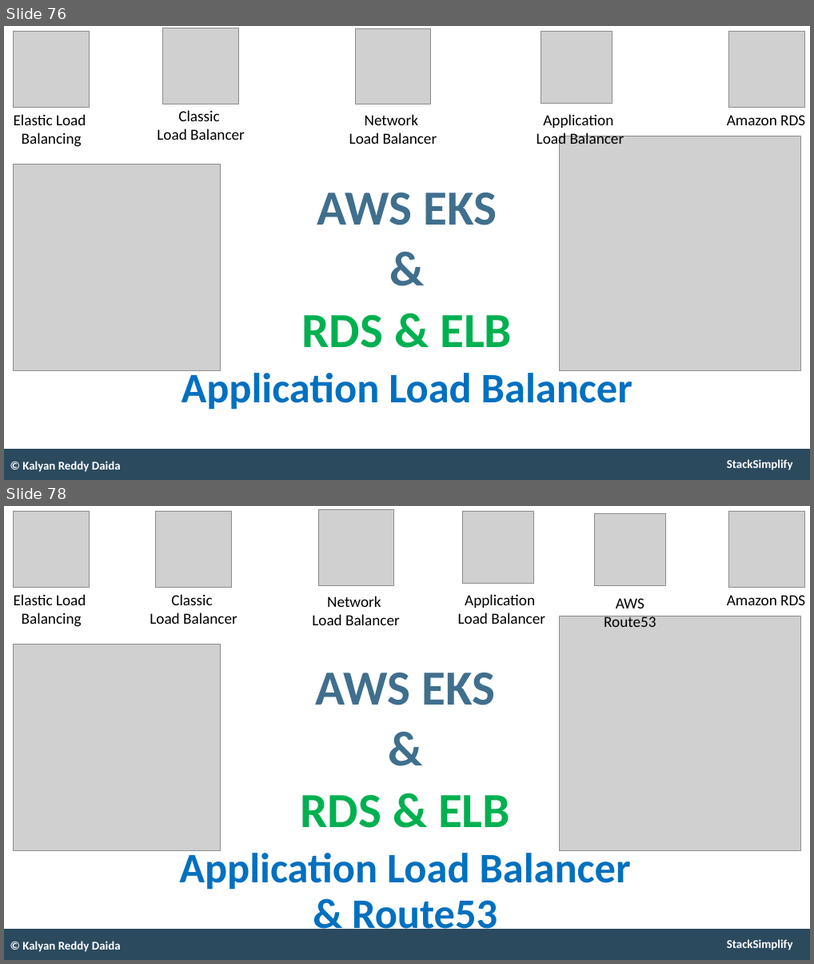
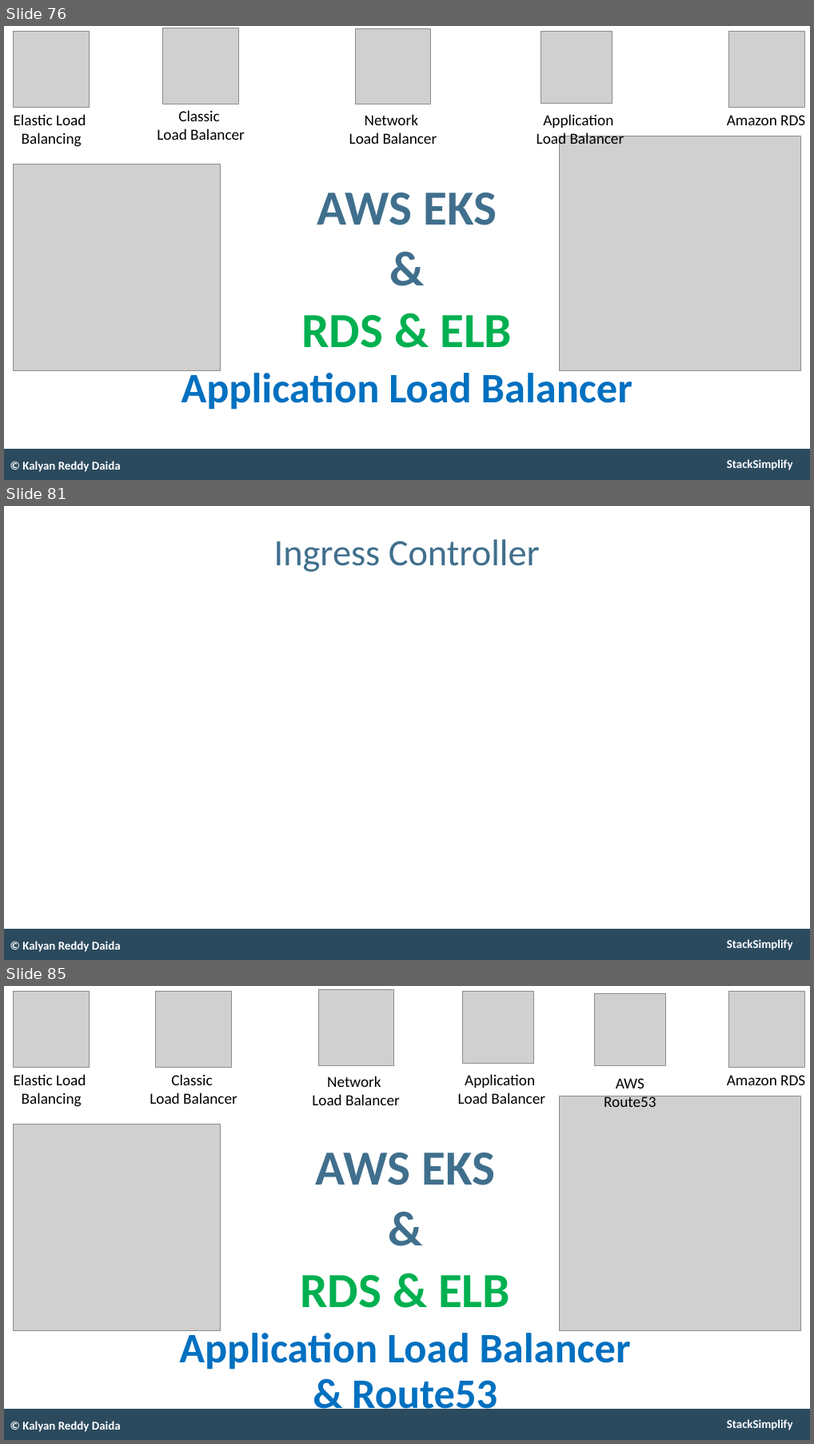
Before and after one commit to stacksimplify/aws-eks-kubernetes-masterclass, a slide deck: presentation/AWS-Fargate-and-EKS-Masterclass.pptx. Shown one above the other, each under a label of ours: slides 76 and 78 before the commit, slides 76, 81 and 85 after it; the slides between them are not shown. The pictures are 814x964 and 814x1444 pixels, drawn with LibreOffice and Linux fonts; fonts in the diff are those of the drawing; grey boxes stand for pictures. Boxes give left, top, right and bottom in pixels: in the first picture for what was removed or moved away, otherwise in the second. Text is boxed around its words. In the diff, an @@ line names an element or a change of style, - is before the commit and + after.

```diff
--- a/presentation/AWS-Fargate-and-EKS-Masterclass.pptx
+++ b/presentation/AWS-Fargate-and-EKS-Masterclass.pptx
@@ slide 81 added at (4, 506, 810, 960), background #FFFFFF; not listed: 2 template elements that a slide beside it also shows @@
@@ title added at (274, 540, 540, 572), 53 pt, text #406F8D @@
+Ingress Controller
@@ text added at (22, 940, 121, 952), 17 pt, text #FFFFFF, bold @@
+© Kalyan Reddy Daida
@@ what was slide 78 is now slide 85 @@
```
Also in this commit, not shown: 1 slide changed, 6 other slides added, 6 other files.
